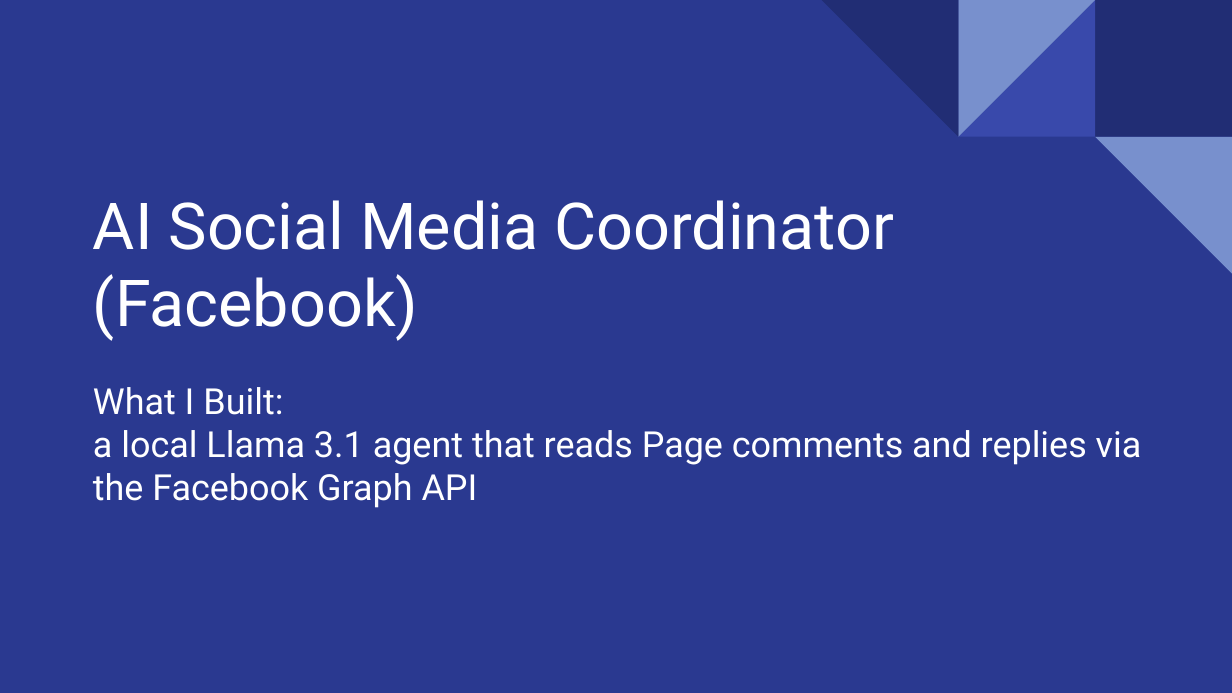
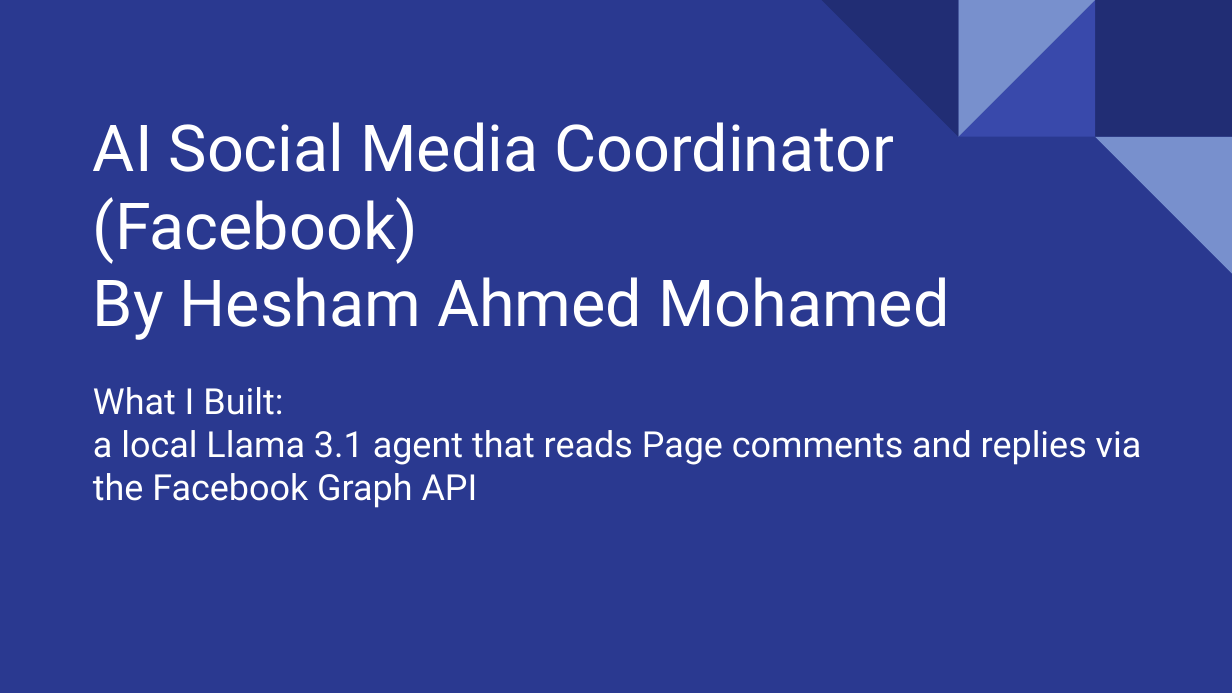
Before and after one commit to HeshamAhmedd/Facebook-Ai-Comments-Replier, a slide deck: slide 1 of facebook_replier/Facebook Ai Comment Replier.pptx. Drawn at 1232x693 pixels with LibreOffice and Linux fonts; fonts in the diff are those of the drawing. Boxes give left, top, right and bottom in pixels: in the first picture for what was removed or moved away, otherwise in the second. Text is boxed around its words. In the diff, an @@ line names an element or a change of style, - is before the commit and + after.

```diff
--- a/facebook_replier/Facebook Ai Comment Replier.pptx
+++ b/facebook_replier/Facebook Ai Comment Replier.pptx
@@ title at <box>93,122,949,340</box>: text changed @@
-AI Social Media Coordinator (Facebook)
+AI Social Media Coordinator (Facebook)
+By Hesham Ahmed Mohamed
```
